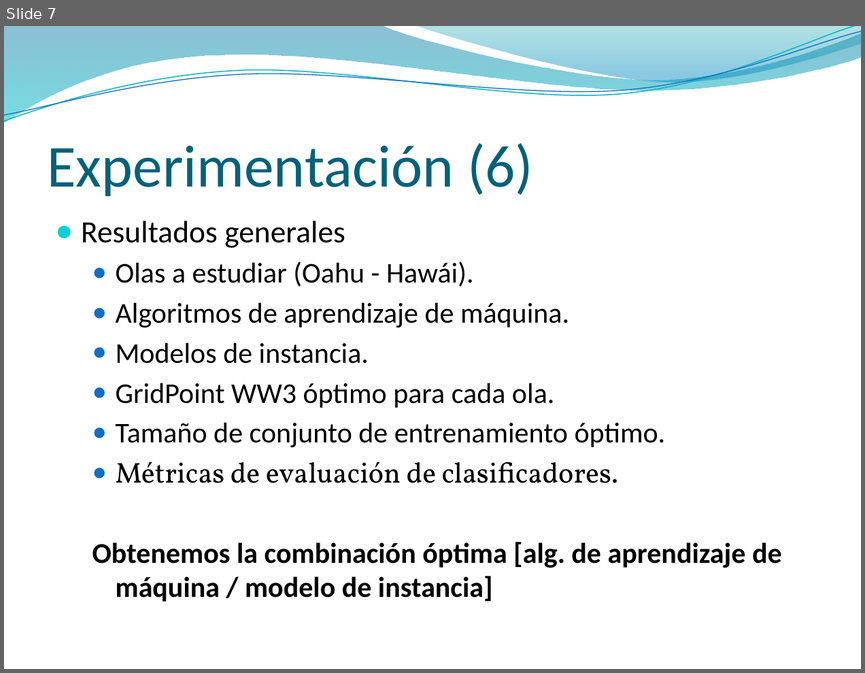
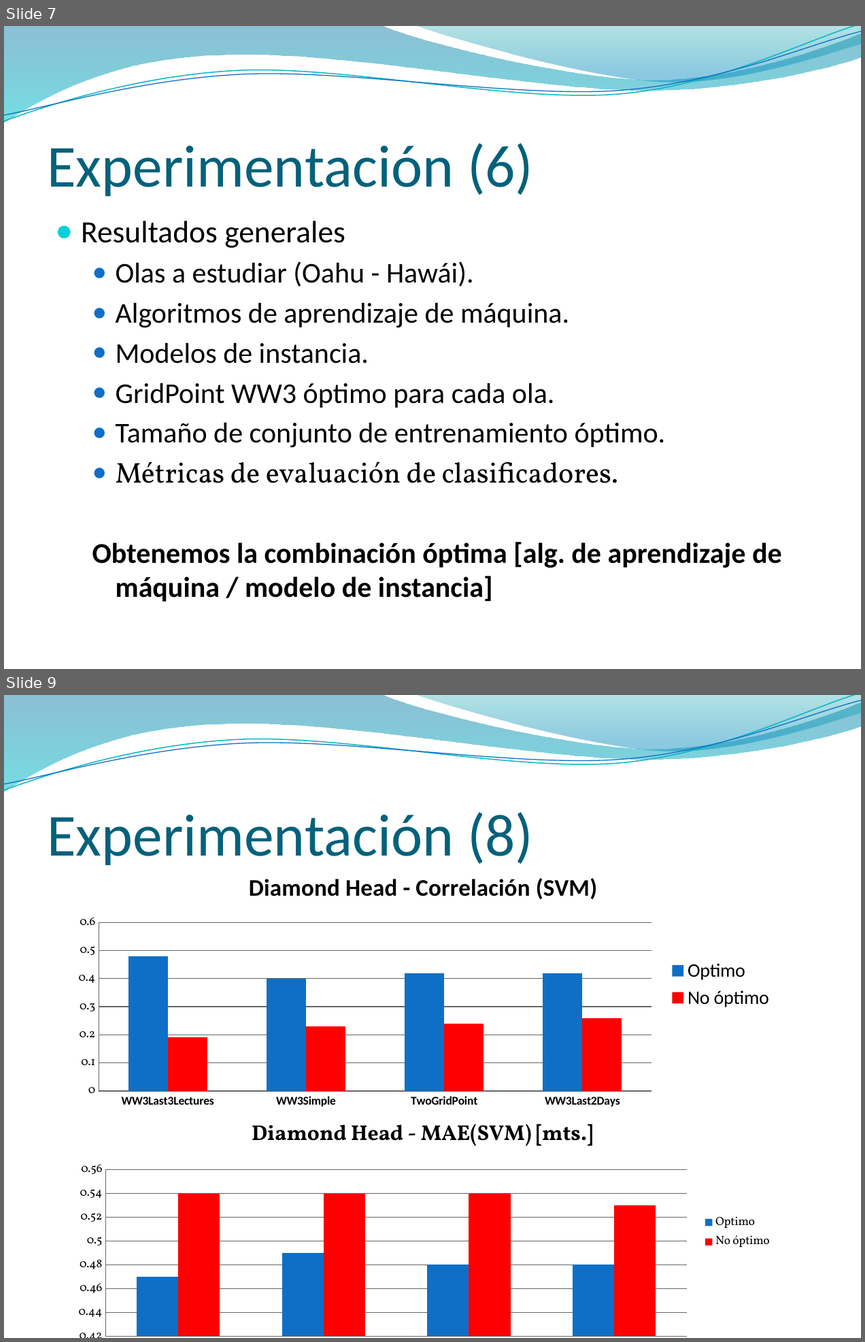
Before and after one commit to jaffadog/neuralito, a slide deck: neuralito/ArfGen/docs/Entregas/Informe Final/presentacion/maxi2.pptx. Shown one above the other, each under a label of ours: slide 7 before the commit, slides 7 and 9 after it; the slides between them are not shown. The pictures are 865x673 and 865x1342 pixels, drawn with LibreOffice and Linux fonts; fonts in the diff are those of the drawing; background and template pictures are left out. Boxes give left, top, right and bottom in pixels: in the first picture for what was removed or moved away, otherwise in the second. Text is boxed around its words. In the diff, an @@ line names an element or a change of style, - is before the commit and + after.

```diff
--- a/neuralito/ArfGen/docs/Entregas/Informe Final/presentacion/maxi2.pptx
+++ b/neuralito/ArfGen/docs/Entregas/Informe Final/presentacion/maxi2.pptx
@@ slide 9 added at [4,695,861,1338], background picture (left out); not listed: 4 template elements that a slide beside it also shows @@
@@ title added at [47,812,533,865], 50 pt, text #04617B @@
+Experimentación (8)
@@ column chart added at [64,855,782,1113] @@
+title "Diamond Head - Correlación (SVM)"
+categories: WW3Last3Lectures, WW3Simple, TwoGridPoint, WW3Last2Days
+Optimo: 0.48, 0.4, 0.42, 0.42
+No óptimo: 0.19, 0.23, 0.24, 0.26
@@ column chart added at [64,1104,781,1338] @@
+title "Diamond Head - MAE(SVM) [mts.]"
+categories: WW3Last3Lectures, WW3Simple, TwoGridPoint, WW3Last2Days
+Optimo: 0.47, 0.49, 0.48, 0.48
+No óptimo: 0.54, 0.54, 0.54, 0.53
```
Also in this commit, not shown: 5 slides changed, 1 other slide added, 5 slides removed.
